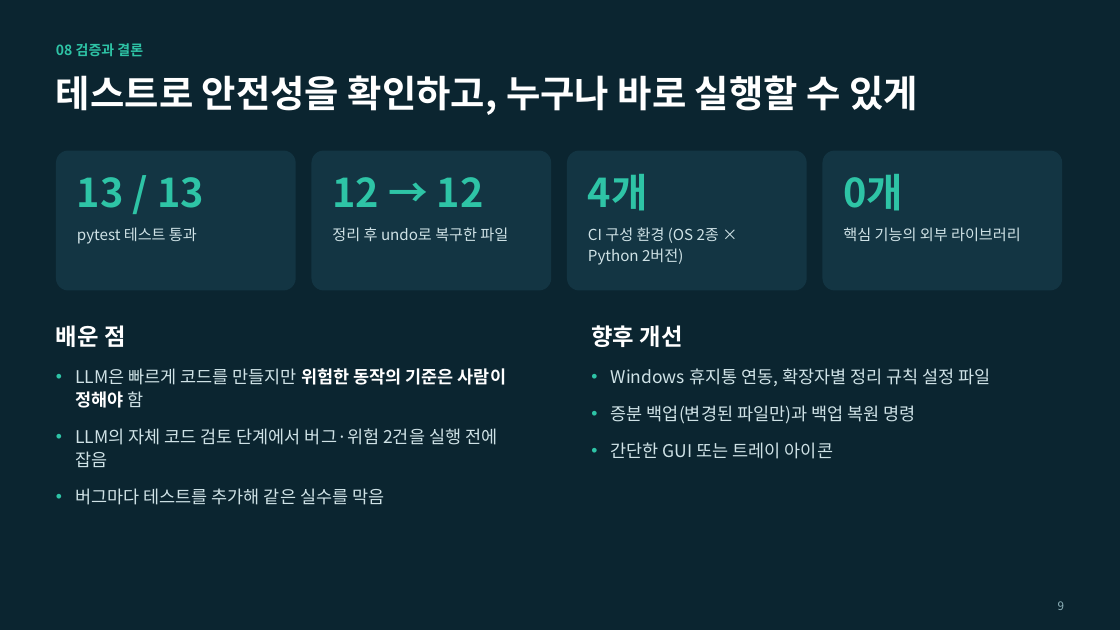
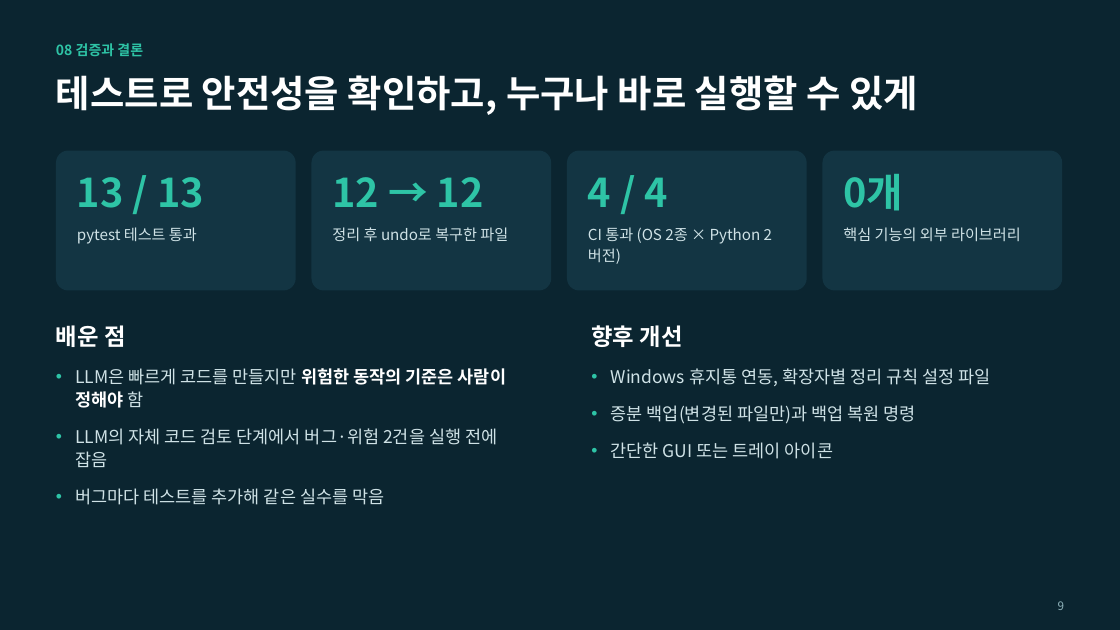
Before and after one commit to jaeuk412/pc-cleaner, a slide deck: slide 9 of docs/presentation.pptx. Drawn at 1120x630 pixels with LibreOffice and Linux fonts; fonts in the diff are those of the drawing. Boxes give left, top, right and bottom in pixels: in the first picture for what was removed or moved away, otherwise in the second. Text is boxed around its words. In the diff, an @@ line names an element or a change of style, - is before the commit and + after.

```diff
--- a/docs/presentation.pptx
+++ b/docs/presentation.pptx
@@ text at <box>588,177,668,207</box>: text changed @@
-4개
+4 / 4
@@ text at <box>588,227,761,244</box>: text changed @@
-CI 구성 환경 (OS 2종 × Python 2버전)
+CI 통과 (OS 2종 × Python 2버전)
```
Also in this commit, not shown: 2 other files.
